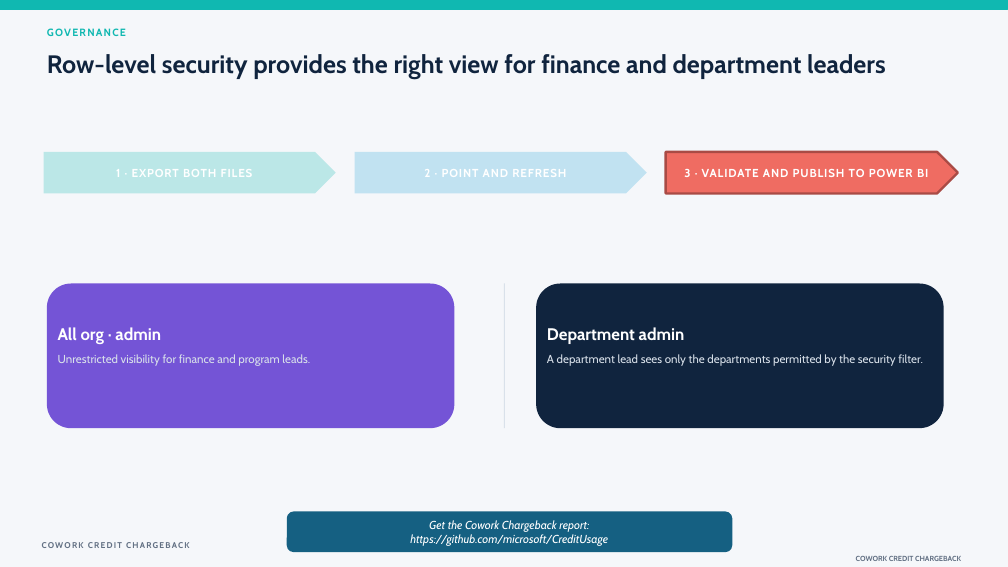
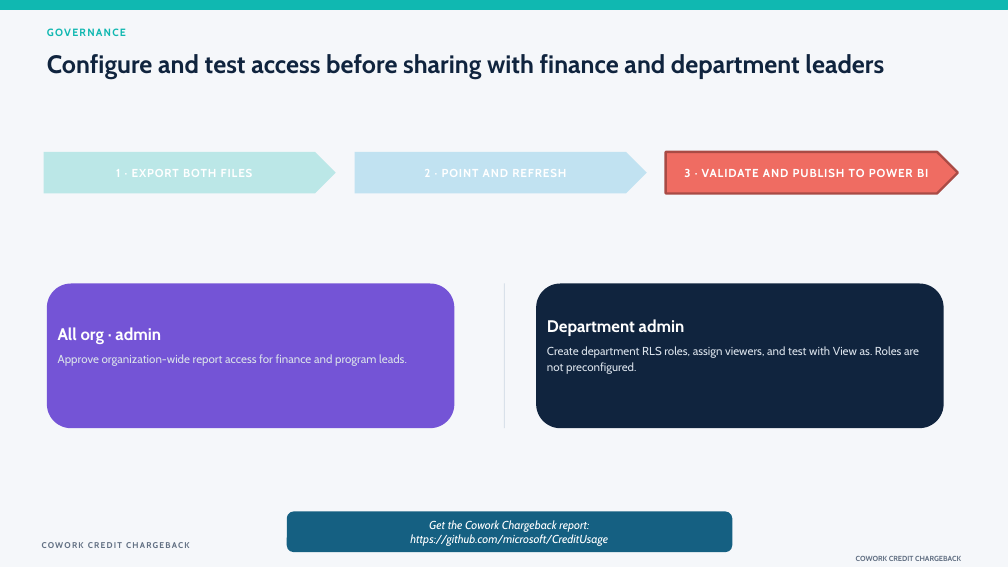
Before and after one commit to microsoft/CreditUsage, a slide deck: slide 6 of Cowork Chargeback - Report Reading Guide.pptx. Drawn at 1008x567 pixels with LibreOffice and Linux fonts; fonts in the diff are those of the drawing. Boxes give left, top, right and bottom in pixels: in the first picture for what was removed or moved away, otherwise in the second. Text is boxed around its words. In the diff, an @@ line names an element or a change of style, - is before the commit and + after.

```diff
--- a/Cowork Chargeback - Report Reading Guide.pptx
+++ b/Cowork Chargeback - Report Reading Guide.pptx
@@ text at (x1=47, y1=54, x2=884, y2=79): text changed @@
-Row-level security provides the right view for finance and department leaders
+Configure and test access before sharing with finance and department leaders
@@ text in rounded rectangle at (x1=58, y1=354, x2=407, y2=366): text changed @@
-Unrestricted visibility for finance and program leads.
+Approve organization-wide report access for finance and program leads.
@@ text in rounded rectangle at (x1=547, y1=346, x2=919, y2=374): text changed @@
-A department lead sees only the departments permitted by the security filter.
+Create department RLS roles, assign viewers, and test with View as. Roles are not preconfigured.
```
Also in this commit, not shown: 10 other slides changed.
